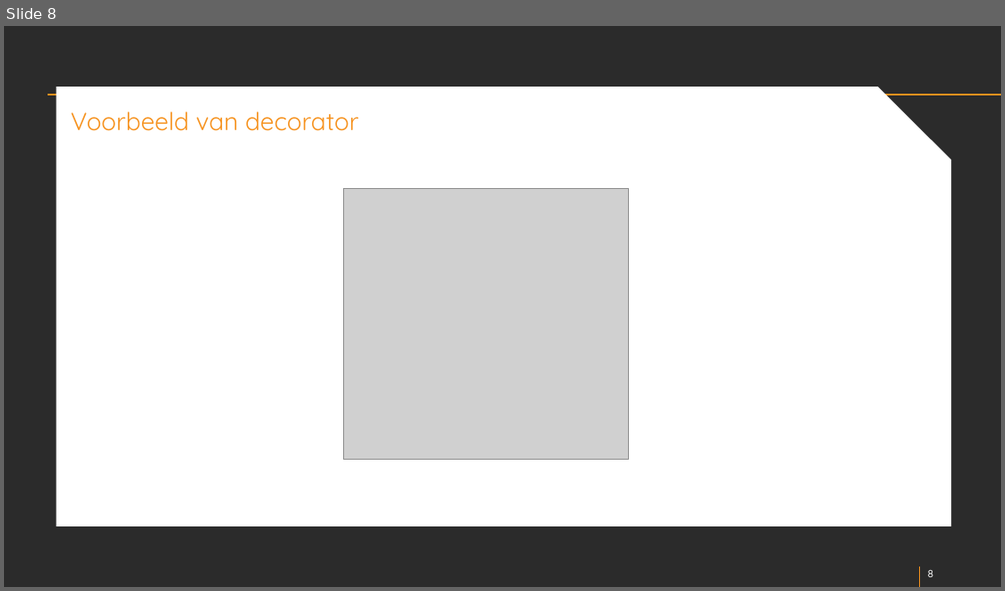
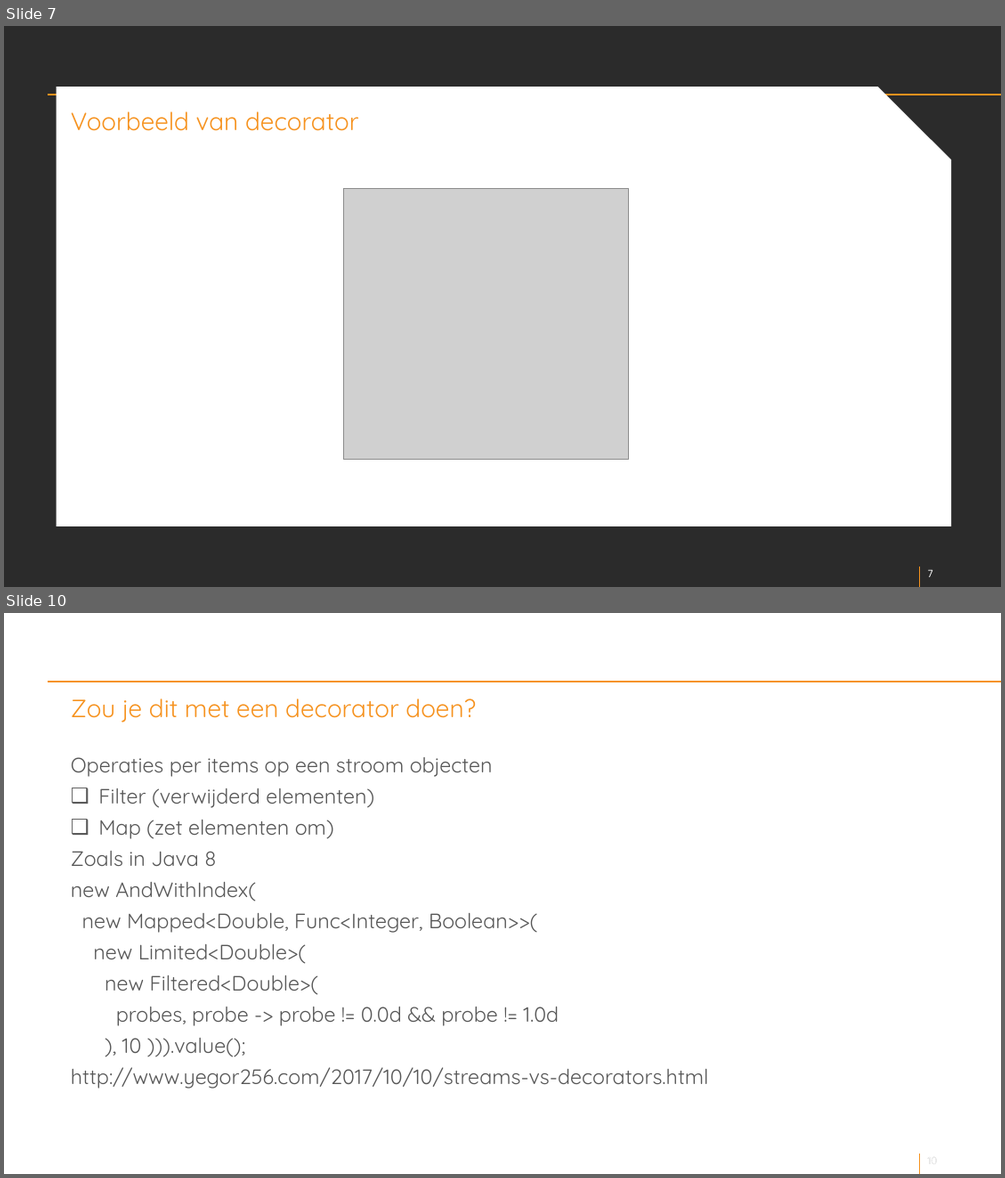
Before and after one commit to markKL1/decorator, a slide deck: presentation/decorator-v1.pptx. Shown one above the other, each under a label of ours: slide 8 before the commit, slides 7 and 10 after it; the slides between them are not shown. The pictures are 1005x591 and 1005x1178 pixels, drawn with LibreOffice and Linux fonts; fonts in the diff are those of the drawing; grey boxes stand for pictures; background and template pictures are left out; a plain dark background stands for a picture behind light text. Boxes give left, top, right and bottom in pixels: in the first picture for what was removed or moved away, otherwise in the second. Text is boxed around its words. In the diff, an @@ line names an element or a change of style, - is before the commit and + after.

```diff
--- a/presentation/decorator-v1.pptx
+++ b/presentation/decorator-v1.pptx
@@ slide 10 added at bbox=[4, 613, 1001, 1174], background picture (left out); not listed: 4 template elements that a slide beside it also shows @@
@@ title added at bbox=[71, 698, 476, 722], 24 pt, text #F6921E @@
+Zou je dit met een decorator doen?
@@ text added at bbox=[71, 757, 709, 1088], 20 pt, text #575757 @@
+Operaties per items op een stroom objecten
+❑ Filter (verwijderd elementen)
+❑ Map (zet elementen om)
+Zoals in Java 8
+new AndWithIndex(
+new Mapped<Double, Func<Integer, Boolean>>(
+new Limited<Double>(
+new Filtered<Double>(
+probes, probe -> probe != 0.0d && probe != 1.0d
+), 10 ))).value();
+http://www.yegor256.com/2017/10/10/streams-vs-decorators.html
@@ what was slide 8 is now slide 7 @@
@@ page number at bbox=[923, 567, 961, 580]: text changed @@
-8
+7
@@ page number at bbox=[928, 569, 933, 577]: text changed @@
-8
+7
```
Also in this commit, not shown: 2 slides changed, 11 other slides added, 2 slides removed, 3 other files.
